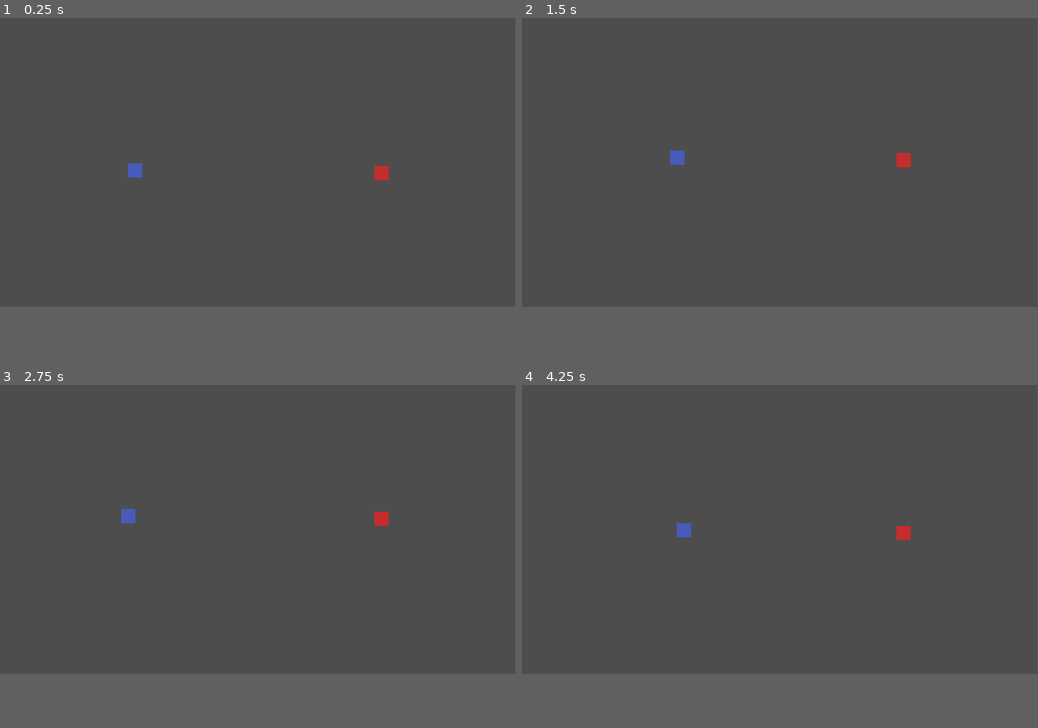
Above: before the commit, frames 1-4 (two rows, left to right).
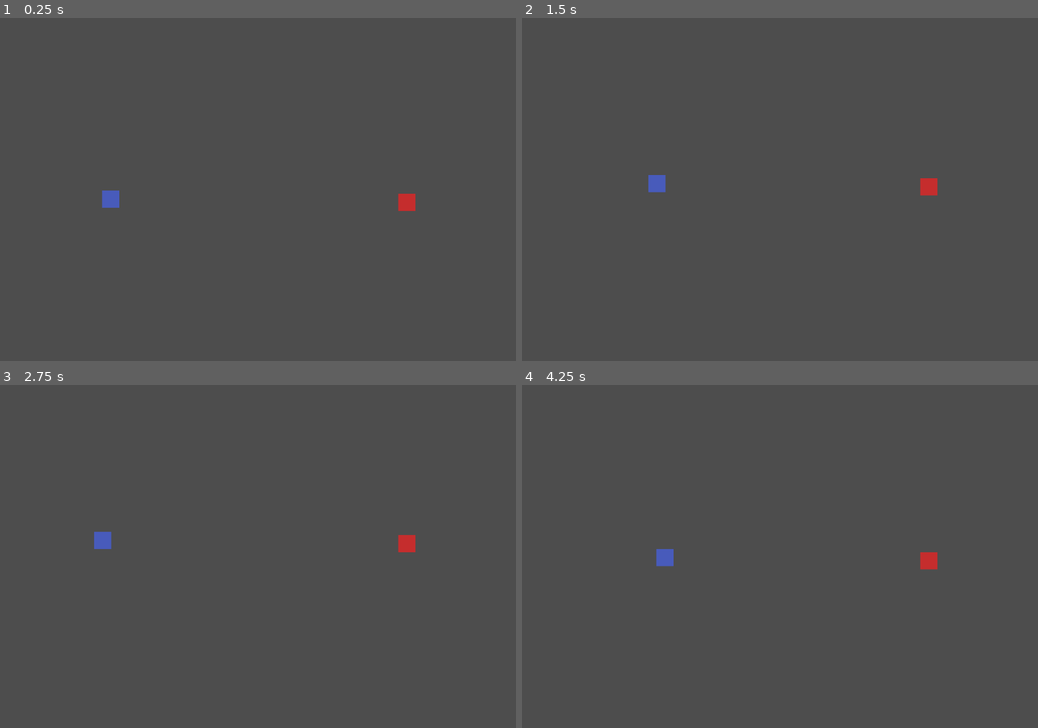
Above: after the commit, the same moments.

Repository: MatiasMy/SnowFlakeJam25
Game: Godot game, scene res://scenes/Game.tscn
Two runs of this game, one before a commit and one after it. Both use one fixed random seed, a clock stepped at 60 frames per second and the inputs below.
Inputs:
- Up to frame 1 (0.25 s): no input
- Up to frame 2 (1.5 s): hold D (right) from 0.53 s (still down); tap W (up) at 0.77 s; tap Enter at 1.25 s
- Up to frame 3 (2.75 s): tap W (up) at 1.52 s; release D (right) at 2.03 s; hold A (left) from 2.03 s (still down)
- Up to frame 4 (4.25 s): release A (left) at 2.78 s; hold D (right) from 2.78 s (still down); tap W (up) at 3.02, 3.77 s
In our replay, the window is 799x449 before the commit and 800x533 after it. These sizes can differ from the game's own. Grey fills any space a smaller window leaves; there, only what the larger window draws over its background counts as a difference.

The runs differ from the first frame. In frame 1, 0.6% of the frame differs, in the area x 19-81%, y 42-57%; in frame 2, 0.6%; in frame 3, 0.6%; in frame 4, 0.6%.

Commit message:
Changed resolution settings

Diff:
--- a/project_mirror/project.godot
+++ b/project_mirror/project.godot
@@ -14,6 +14,13 @@
 run/main_scene="uid://drjijqr5tc8ne"
 config/features=PackedStringArray("4.4", "GL Compatibility")
 config/icon="res://icon.svg"
+
+[display]
+
+window/size/viewport_width=960
+window/size/viewport_height=640
+window/size/resizable=false
+window/stretch/mode="viewport"
 
 [input]
 
--- a/project_mirror/scenes/Game.tscn
+++ b/project_mirror/scenes/Game.tscn
@@ -1,9 +1,9 @@
 [gd_scene load_steps=5 format=3 uid="uid://drjijqr5tc8ne"]
 
-[ext_resource type="Script" uid="uid://0d7hdufjl82r" path="res://scripts/cameramovement.gd" id="1_cpr0p"]
-[ext_resource type="PackedScene" uid="uid://i5br82scl3wh" path="res://scenes/mirrored_boy.tscn" id="1_qbsmt"]
-[ext_resource type="PackedScene" uid="uid://7en87f806ogq" path="res://scenes/murder_place.tscn" id="2_78awf"]
-[ext_resource type="PackedScene" uid="uid://da3oxre7ja4qi" path="res://scenes/the_boy.tscn" id="2_cpr0p"]
+[ext_resource type="Script" path="res://scripts/cameramovement.gd" id="1_cpr0p"]
+[ext_resource type="PackedScene" uid="uid://i5br82scl3wh" path="res://Scenes/mirrored_boy.tscn" id="1_qbsmt"]
+[ext_resource type="PackedScene" uid="uid://7en87f806ogq" path="res://Scenes/murder_place.tscn" id="2_78awf"]
+[ext_resource type="PackedScene" uid="uid://da3oxre7ja4qi" path="res://Scenes/the_boy.tscn" id="2_cpr0p"]
 
 [node name="Game" type="Node2D"]
 
